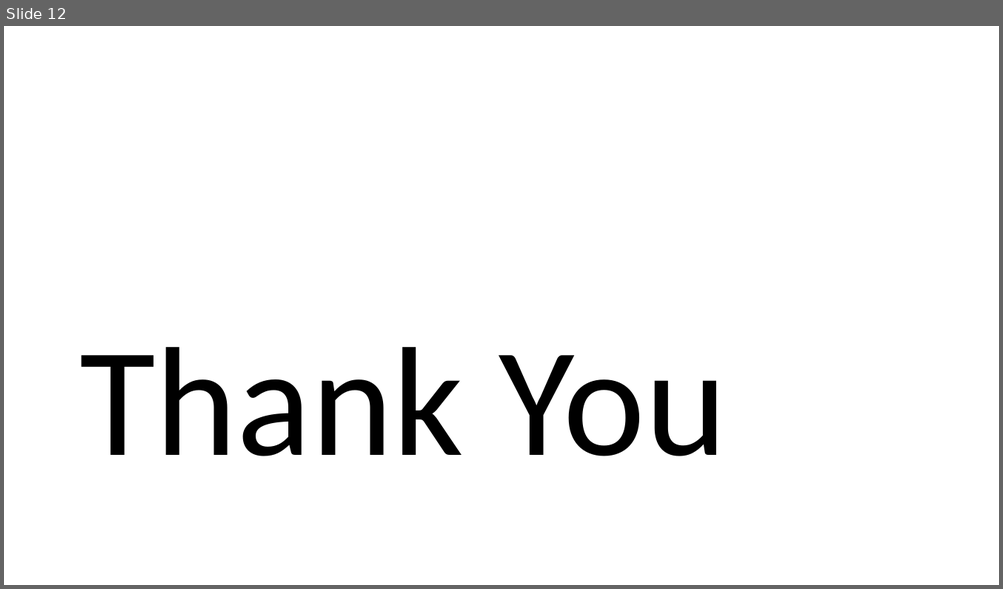
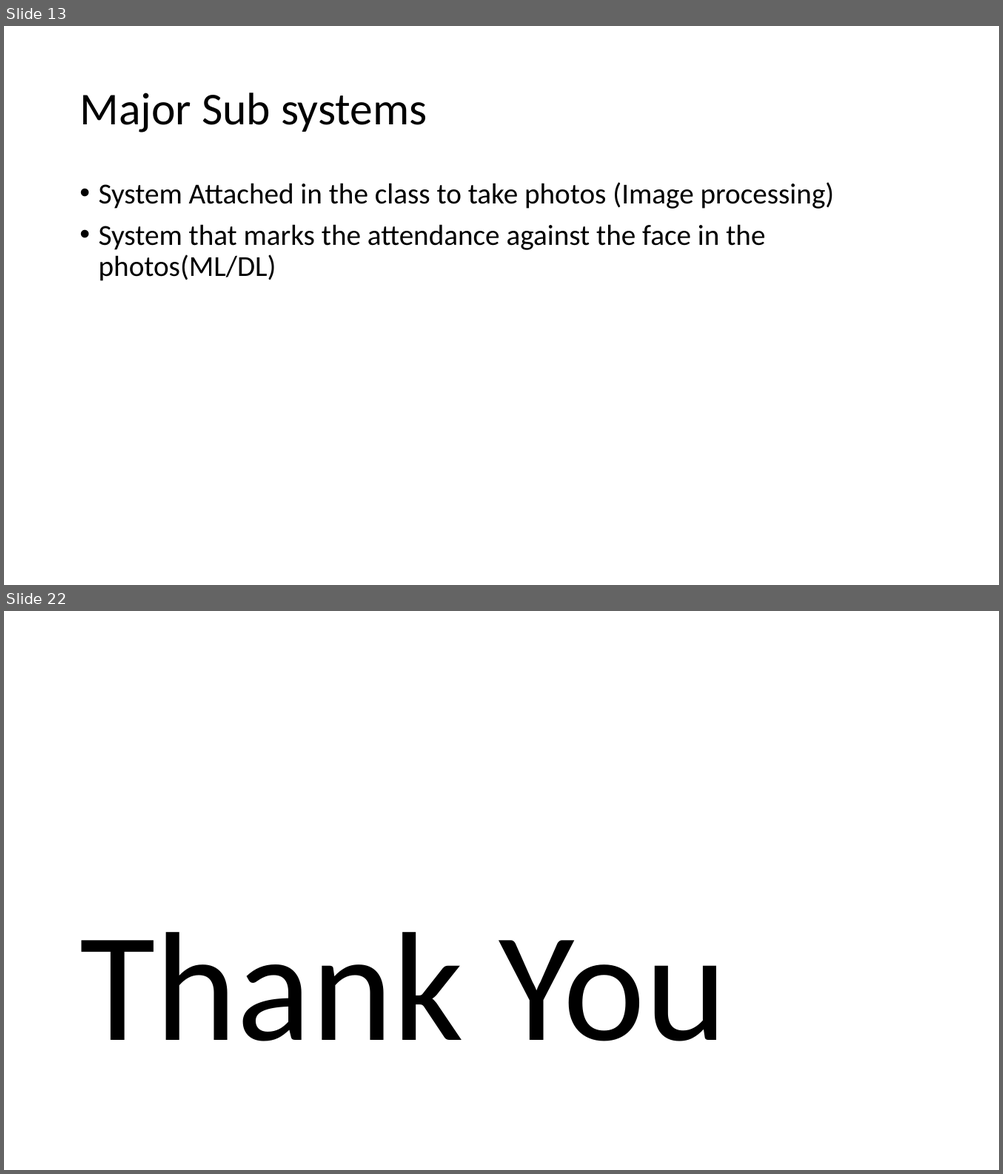
Before and after one commit to Chandru-crypted/Attendance_system_using_facial_recognition, a slide deck: DOCS/PPT's/Problem statement.pptx. Shown one above the other, each under a label of ours: slide 12 before the commit, slides 13 and 22 after it; the slides between them are not shown. The pictures are 1003x589 and 1003x1174 pixels, drawn with LibreOffice and Linux fonts; fonts in the diff are those of the drawing. Boxes give left, top, right and bottom in pixels: in the first picture for what was removed or moved away, otherwise in the second. Text is boxed around its words. In the diff, an @@ line names an element or a change of style, - is before the commit and + after.

```diff
--- a/DOCS/PPT's/Problem statement.pptx
+++ b/DOCS/PPT's/Problem statement.pptx
@@ slide 13 added at [4,26,999,585], background #FFFFFF @@
@@ title added at [79,93,427,133], 44 pt, text #000000 @@
+Major Sub systems
@@ text added at [99,182,834,281], 28 pt, text #000000 @@
+• System Attached in the class to take photos (Image processing)
+• System that marks the attendance against the face in the photos(ML/DL)
@@ what was slide 12 is now slide 22 @@
```
Also in this commit, not shown: 9 other slides added.
